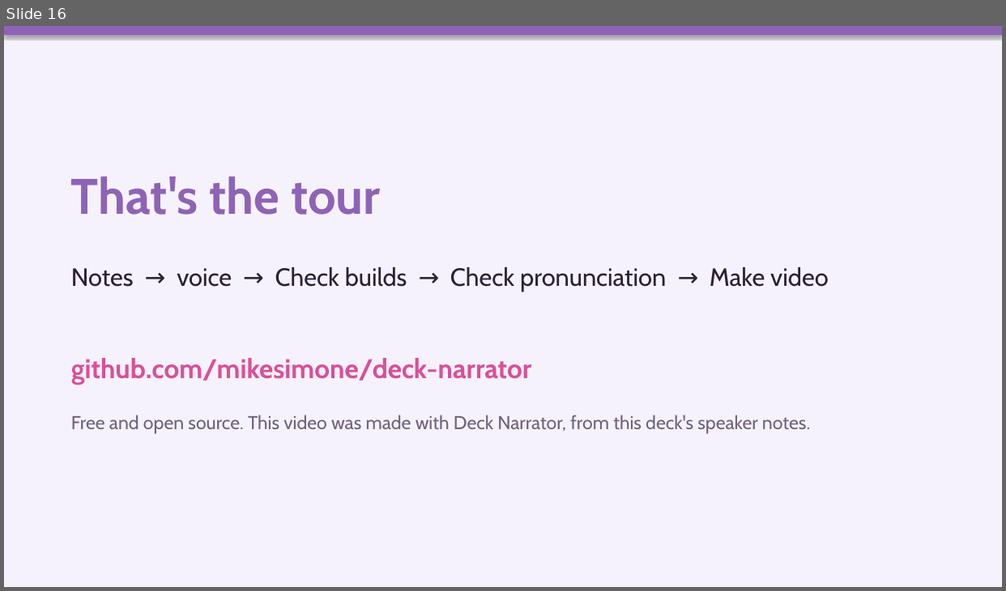
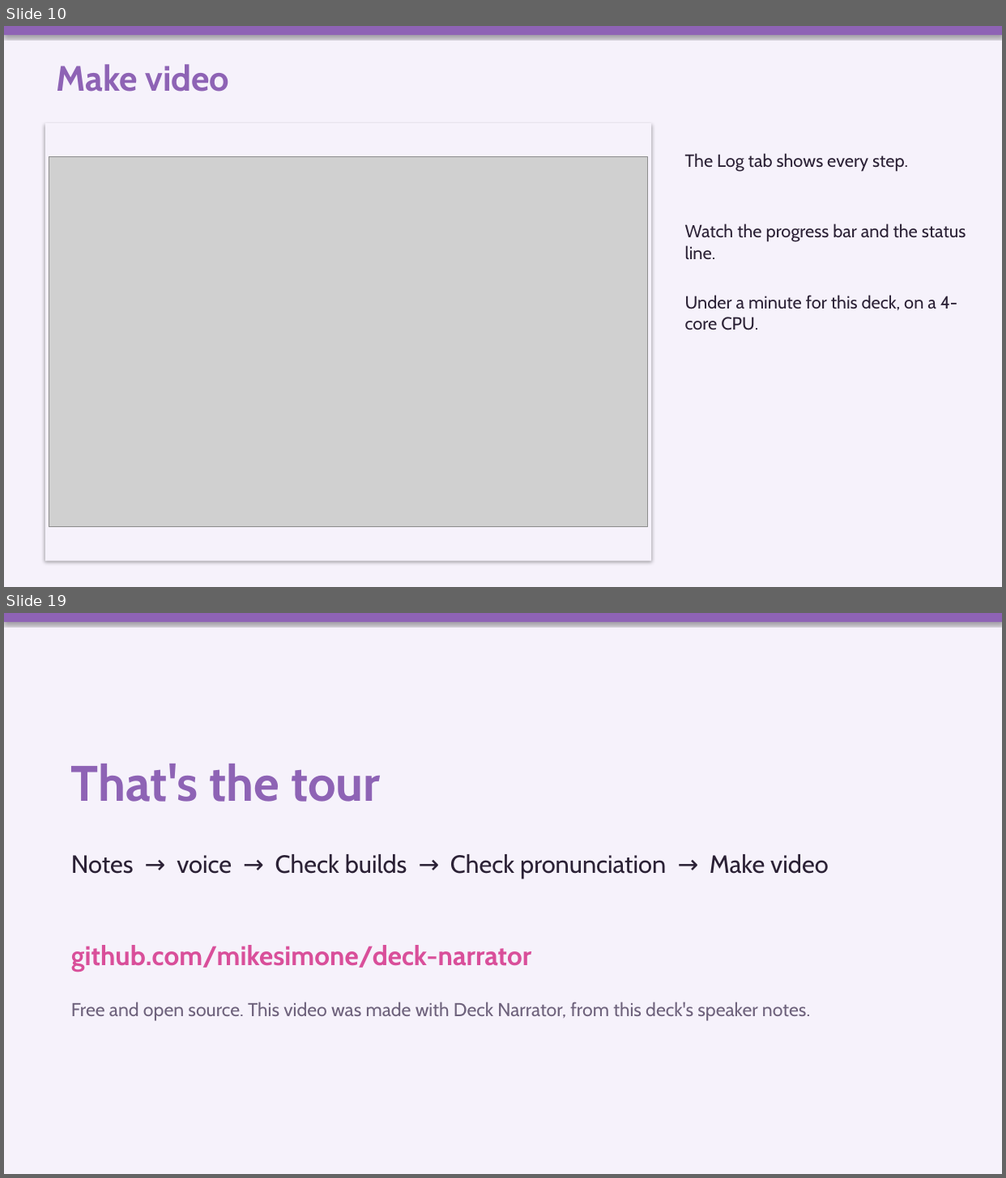
Before and after one commit to mikesimone/deck-narrator, a slide deck: examples/how-to/deck-narrator-how-to.pptx. Shown one above the other, each under a label of ours: slide 16 before the commit, slides 10 and 19 after it; the slides between them are not shown. The pictures are 1006x591 and 1006x1178 pixels, drawn with LibreOffice and Linux fonts; fonts in the diff are those of the drawing; grey boxes stand for pictures. Boxes give left, top, right and bottom in pixels: in the first picture for what was removed or moved away, otherwise in the second. Text is boxed around its words. In the diff, an @@ line names an element or a change of style, - is before the commit and + after.

```diff
--- a/examples/how-to/deck-narrator-how-to.pptx
+++ b/examples/how-to/deck-narrator-how-to.pptx
@@ slide 10 added at (4, 26, 1002, 587), background #F6F2FB @@
@@ rectangle added at (4, 26, 1002, 35), fill #8E63B5 @@
@@ text added at (56, 64, 230, 92), 34 pt, text #8E63B5, bold @@
+Make video
@@ rectangle added at (45, 123, 651, 561), fill #F6F2FB @@
@@ picture added at (49, 157, 648, 527) @@
@@ text added at (685, 153, 908, 172), 17 pt, text #2B2135 @@
+The Log tab shows every step.
@@ text added at (685, 224, 965, 260), 17 pt, text #2B2135 @@
+Watch the progress bar and the status line.
@@ text added at (685, 295, 957, 331), 17 pt, text #2B2135 @@
+Under a minute for this deck, on a 4-core CPU.
@@ what was slide 16 is now slide 19 @@
```
Also in this commit, not shown: 9 slides changed, 8 other slides added, 6 slides removed, 4 other files.
